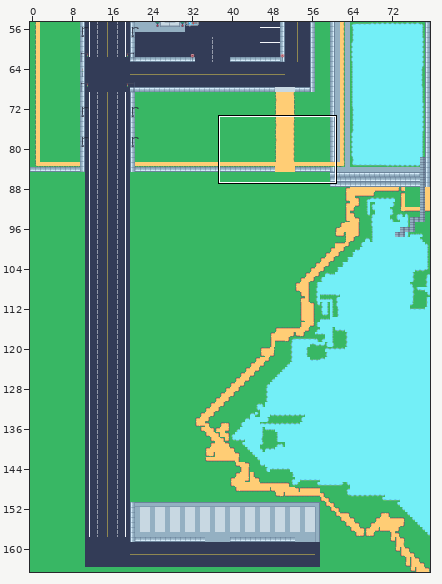
A Tiled map gets an edit: test_map.tmx. Above: a wide view before the commit, with the close-up outlined.
Close-up. Earlier state:
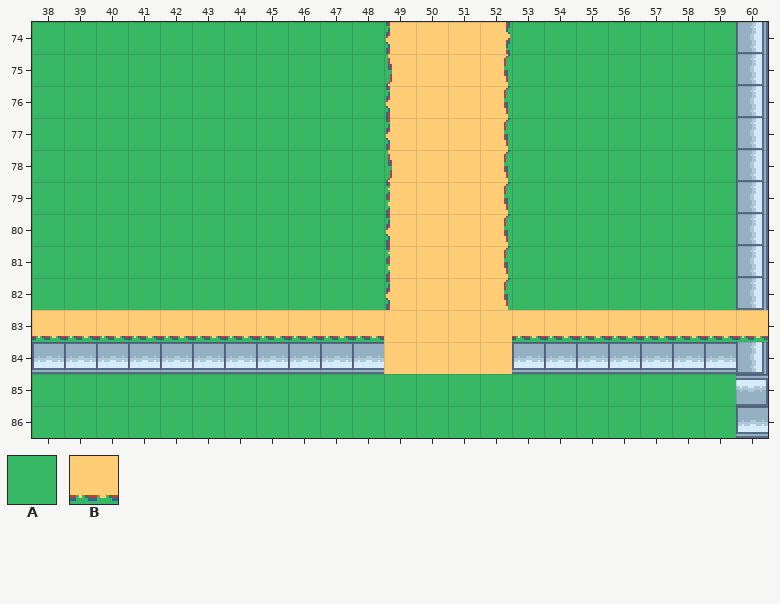
Cells are 16x16 px. Shown: x 38..60, y 74..86. The commit also changed other parts of the map, which this record leaves out. The old version is drawn lined up with the new one.
Key: from "tileset": A 3269, B 3344.
_ is an empty cell, # one hidden under a higher layer.
Layers that did not change in this view are not listed.
Layer "Background" before, first column x 38:
74 AAAAAAAAAAA####AAAAAAA#
75 AAAAAAAAAAA####AAAAAAA#
76 AAAAAAAAAAA####AAAAAAA#
77 AAAAAAAAAAA####AAAAAAA#
78 AAAAAAAAAAA####AAAAAAA#
79 AAAAAAAAAAA####AAAAAAA#
80 AAAAAAAAAAA####AAAAAAA#
81 AAAAAAAAAAA####AAAAAAA#
82 AAAAAAAAAAA####AAAAAAA#
83 BBBBBBBBBBB####BBBBBBB#
84 #######################
85 AAAAAAAAAAAAAAAAAAAAAA#
86 AAAAAAAAAAAAAAAAAAAAAA#
The same view after the edit:
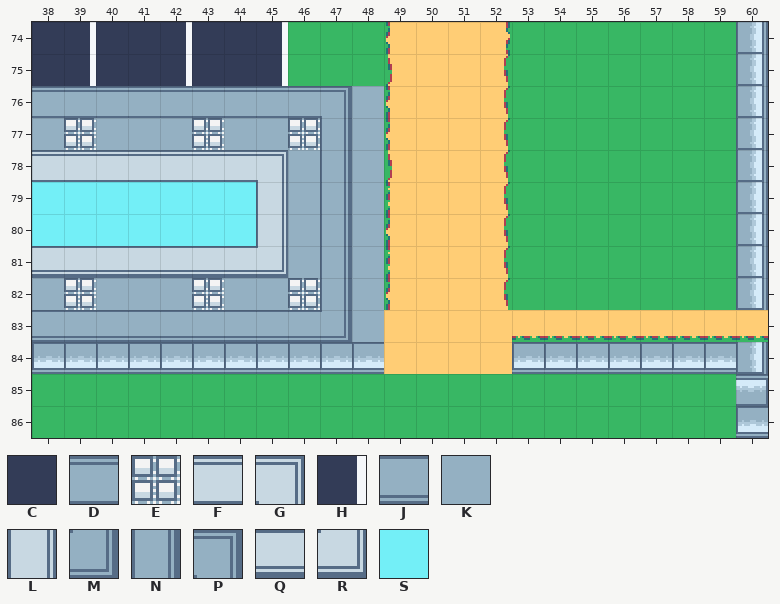
Further tiles: from "tileset": C 2435, D 2449, E 2453, F 2462, G 2464, H 2565, J 2579 turned 90, K 2581, L 2592, M 2829 turned 270, N 2833 turned 270, P 2835 turned 270, Q 2846, R 2848, S 3267.
Difference:
Changed rows in their new state; . is an unchanged cell.
map size 80x160 -> 80x165 cells (old content now starts at 0,5; both pictures use the new coordinates)
Layer "Background":
first column x 38:
74 CHCCHCCH...
75 CHCCHCCH...
76 DDDDDDDDDPK
77 KEKKKEKKENK
78 FFFFFFFGKNK
79 SSSSSSSLKNK
80 SSSSSSSLKNK
81 QQQQQQQRKNK
82 KEKKKEKKENK
83 JJJJJJJJJMK
Changed places in both close-ups, as pixel boxes (x1, y1, x2, y2):
changed: (32, 22, 384, 342)
